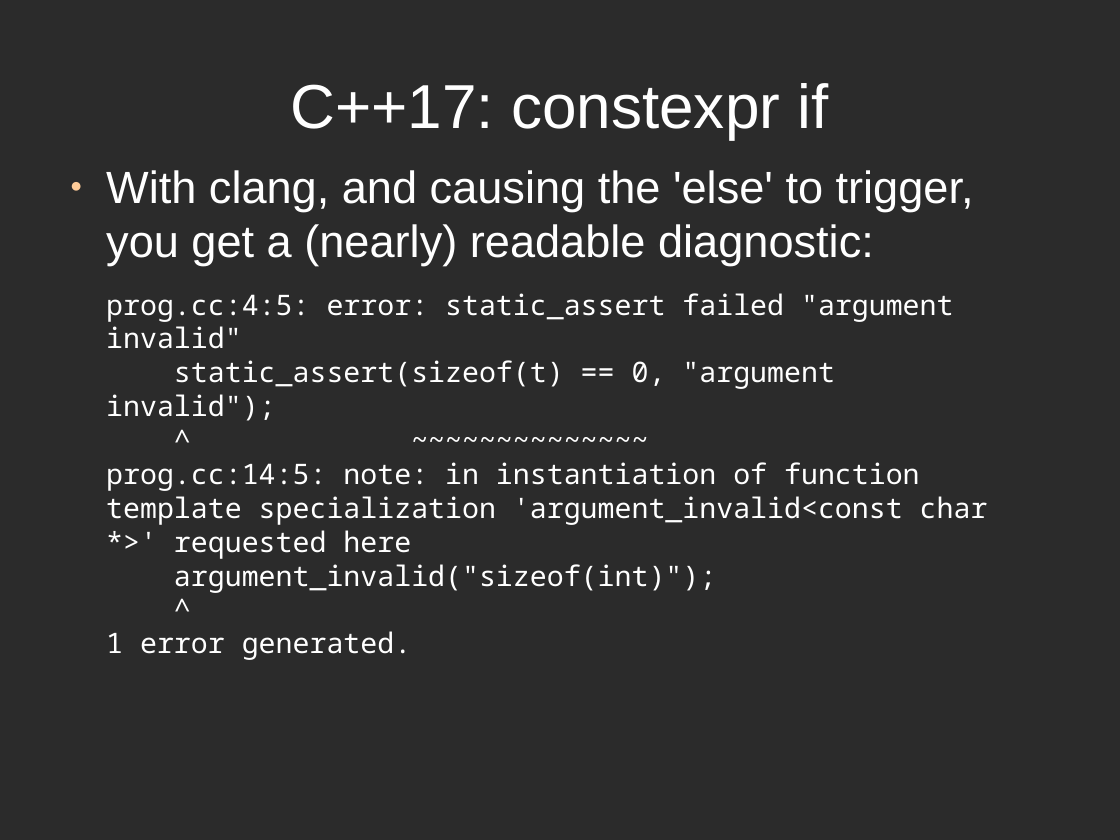
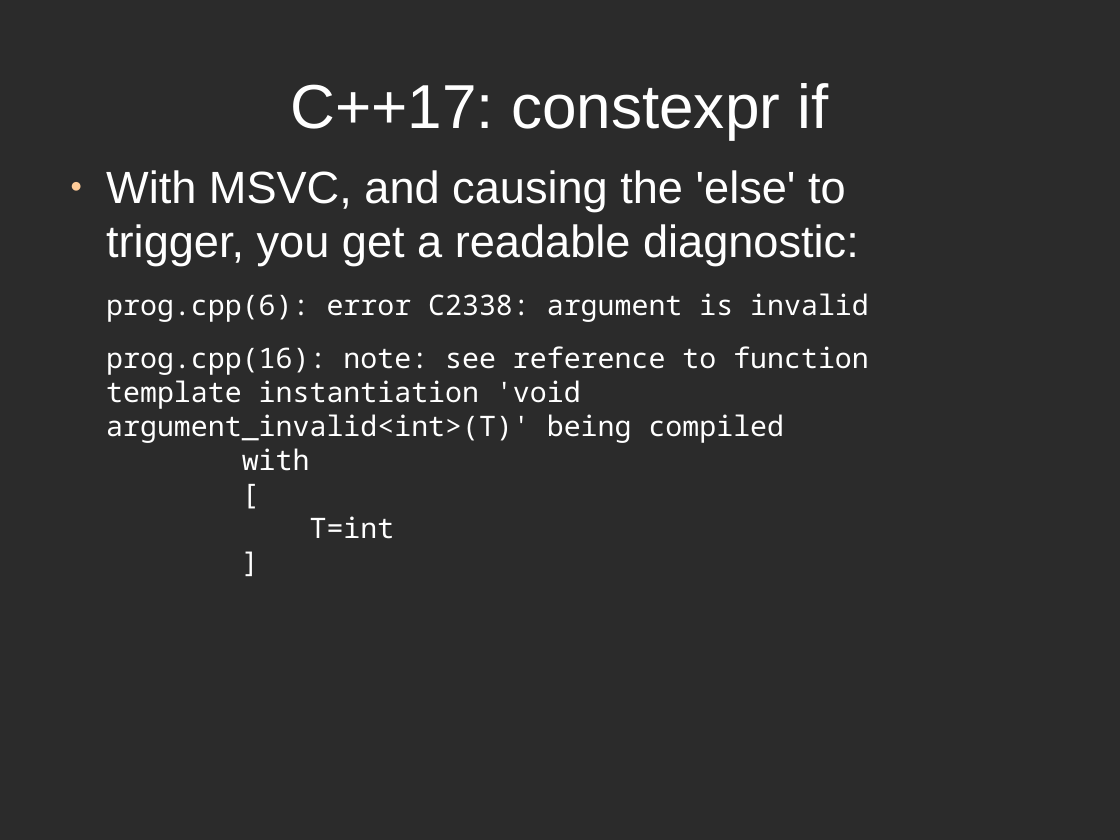
Before and after one commit to rogerorr/articles, a slide deck: slide 31 of Making_Templates_Easier/Making_Templates_Easier.odp. Drawn at 1120x840 pixels with LibreOffice and Linux fonts; fonts in the diff are those of the drawing; background and template pictures are left out; a plain dark background stands for a picture behind light text. Boxes give left, top, right and bottom in pixels: in the first picture for what was removed or moved away, otherwise in the second. Text is boxed around its words. In the diff, an @@ line names an element or a change of style, - is before the commit and + after.

```diff
--- a/Making_Templates_Easier/Making_Templates_Easier.odp
+++ b/Making_Templates_Easier/Making_Templates_Easier.odp
@@ text at <box>106,170,869,539</box>: text changed @@
-● With clang, and causing the 'else' to trigger, you get a (nearly) readable diagnostic:
-prog.cc:4:5: error: static_assert failed "argument invalid"
-static_assert(sizeof(t) == 0, "argument invalid");
-^ ~~~~~~~~~~~~~~
-prog.cc:14:5: note: in instantiation of function template specialization 'argument_invalid<const char *>' requested here
-argument_invalid("sizeof(int)");
-^
-1 error generated.
+● With MSVC, and causing the 'else' to trigger, you get a readable diagnostic:
+prog.cpp(6): error C2338: argument is invalid
+prog.cpp(16): note: see reference to function template instantiation 'void argument_invalid<int>(T)' being compiled
+with
+[
+T=int
+]
```
Also in this commit, not shown: 31 other slides changed, 3 slides added, 4 slides removed.
